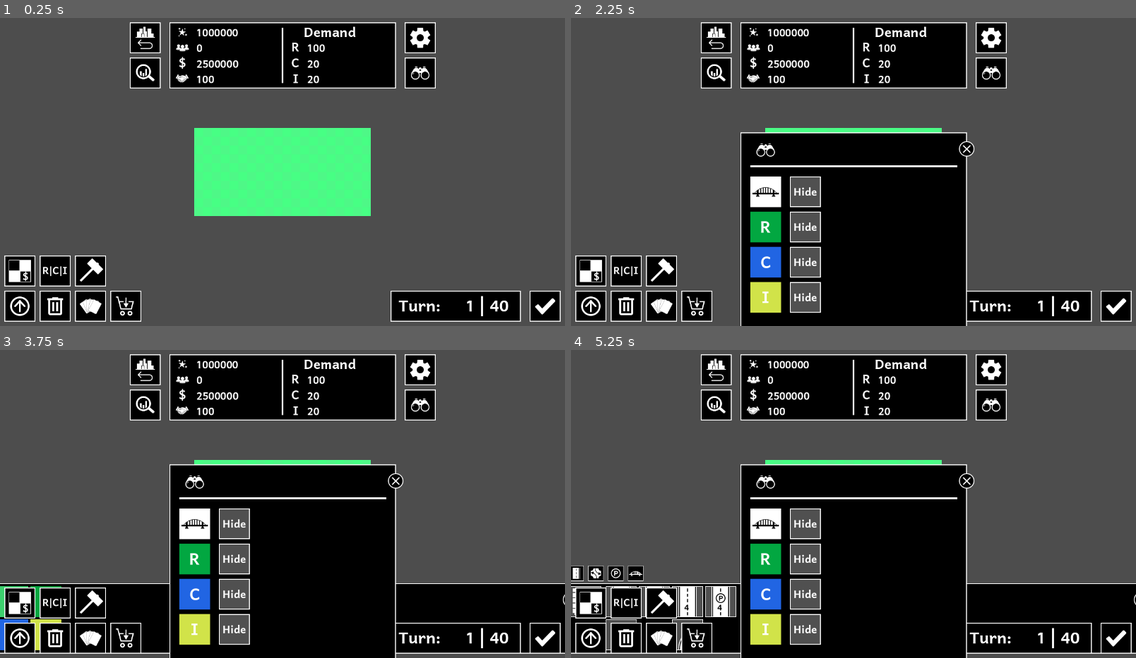
Above: before the commit, frames 1-4 (two rows, left to right).
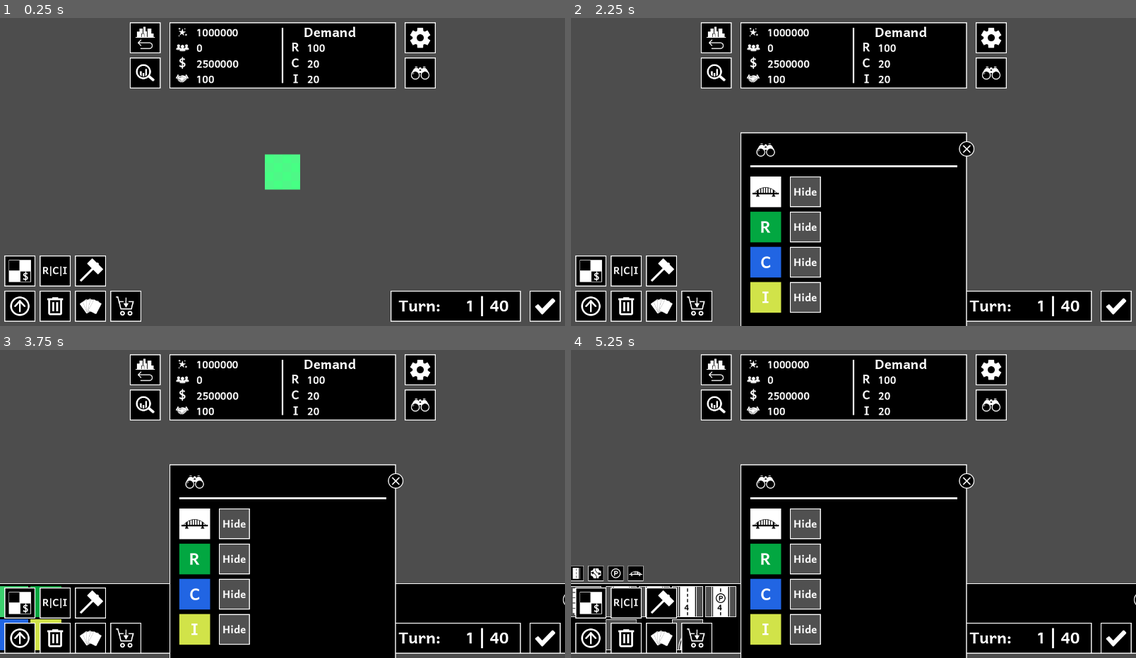
Above: after the commit, the same moments.

Repository: EricBroyles/TheCityPlannersDuelPrototype
Game: Godot game, scene res://Scenes/ChallengeGame.tscn
Same seed, same stepped clock (60 frames per second), same inputs: the game is played once before the commit and once after it. The project has no main scene, so this scene is started directly.
Inputs (mouse positions are in pixels of both pictures, inside the frame that each line leads up to):
- Up to frame 1 (0.25 s): no input
- Up to frame 2 (2.25 s): click (717, 36) at 0.5 s; click (717, 73) at 1.25 s; click (989, 73) at 2 s
- Up to frame 3 (3.75 s): click (22, 602) at 2.75 s; click (56, 602) at 3.5 s
- Up to frame 4 (5.25 s): click (582, 602) at 4.25 s; click (661, 602) at 5 s

The runs differ from the first frame. In frame 1, 8.2% of the frame differs, in the area x 34-66%, y 35-65%; in frame 2, 0.5%; in frame 3, 0.5%; in frame 4, 0.5%.

Commit message:
have walkways mostly working, however I can place too many, and I can delete stuff that gives error

Diff:
--- a/Scripts/GameConstants.gd
+++ b/Scripts/GameConstants.gd
@@ -20,7 +20,7 @@
 #cost of 2 lane of road per tile
 const MONEY_PER_LAND_TILE: int = 250
 
-const MONEY_PER_WALKWAY: int = int(2.5 * GAMEBOARD_TILE_SIZE_FT * 6) #width 2.5 x 32 length ft^2 at 6$ a square foot = 480
+const MONEY_PER_WALKWAY: int = int(2.5 * GAMEBOARD_TILE_SIZE_FT * 6) #width 2.5 x 32 length ft^2 at 6$ a square foot = $480/walkway
 
 const MONEY_PER_ROAD_2_LANE: int = int(625000 / 5280.0 * GAMEBOARD_TILE_SIZE_FT) #$3800/tile
 const MONEY_TO_UPKEEP_ROAD_2_LANE_PER_TURN: int = int(5000 / 5280.0 *  GAMEBOARD_TILE_SIZE_FT) #$30/tile per turn
--- a/Scripts/GameData.gd
+++ b/Scripts/GameData.gd
@@ -4,8 +4,8 @@
 var gameboard_placer_mode: int = GameConstants.MODES.MOUSE_POINTER
 
 ## Gameboard
-var gameboard_r: int = 10
-var gameboard_c: int = 20
+var gameboard_r: int = 4
+var gameboard_c: int = 4
 
 ## Mouse Position
 var mouse_position: Vector2
--- a/Scripts/Gameboard Items/Road4Lane.gd
+++ b/Scripts/Gameboard Items/Road4Lane.gd
@@ -21,7 +21,7 @@
 var left_parking_active: bool
 var right_parking_active: bool
 
-func setup(parking_status: int) -> void:
+func _setup(parking_status: int) -> void:
 	self.size = Vector2(SIZE_IN_TILES.y, SIZE_IN_TILES.x) * GameConstants.GAMEBOARD_TILE_SIZE
 	self.elevation = 0
 	self.level = 0
@@ -30,10 +30,10 @@
 	#notice how left and right parking is set at _ready
 	is_parking = true if parking_status == SETUP.PARKING else false
 
-func set_properties_from(other: GameboardItem):
+func _set_properties_from(other: GameboardItem):
 	super(other) #this sets key info like position and orientation
 	var parking_status: int = SETUP.PARKING if other.is_parking else SETUP.NO_PARKING
-	setup(parking_status)
+	_setup(parking_status)
 
 func _ready():
 	z_index = ITEM_Z
@@ -101,9 +101,9 @@
 	if GameData.money >= get_money_delete_cost(): return true
 	return false
 
-func pre_delete_sequence():
-	super()
-	GameData.money -= get_money_delete_cost()
+#func pre_delete_sequence():
+	#super()
+	#GameData.money -= get_money_delete_cost()
 
 func can_buy() -> bool:
 	if GameData.money < get_money_buy_cost(): return false
--- a/Scripts/Gameboard Items/Walkway.gd
+++ b/Scripts/Gameboard Items/Walkway.gd
@@ -5,32 +5,75 @@
 @onready var crosswalk = %Crosswalk
 @onready var crosswalk_hitbox = %CrosswalkHitbox
 
-enum SETUP {
-	SIDEWALK,
-	CROSSWALK,
-}
+enum SETUP {SIDEWALK, CROSSWALK}
 
-const SIZE_IN_PIXELS: Vector2 = Vector2(16,200) #(x,y), notice how its texture is actually larger than this
+const SIZE_IN_PIXELS: Vector2 = Vector2(16,200) #(x,y), its texture is actually larger than this
 const GRID_SIZE_IN_TILES: Vector2 = Vector2(2,1) #used for snap to grid
-const SIDEWALK_Z: int = 51 #slightly higher so that sidewalk is always layered ontop of crosswalk
+const SIDEWALK_Z: int = 51 #sidewalk is always layered ontop of crosswalk
 const CROSSWALK_Z: int = 50
 
 var speed: float = 3; #mph
 var is_crosswalk: bool
 
-func setup(type: int) -> void:
+static func create(type: int) -> Walkway:
+	var walkway: Walkway = GameComponents.WALKWAY.instantiate()
+	walkway._setup(type)
+	return walkway
+
+func clone() -> Walkway:
+	var new_walkway: Walkway = Walkway.create(SETUP.SIDEWALK) #create a temporary walkway
+	new_walkway._set_properties_from(self)
+	return new_walkway
+
+func delete(from_gameboard: Gameboard):
+	GameData.money -= get_money_delete_cost()
+	super(from_gameboard)
+
+func attempt_to_place(gameboard: Gameboard) -> bool:
+	if not self.can_buy(): return false
+	if gameboard.is_fully_out_of_bounds(self): return false
+	if not gameboard.is_item_overlapping_owned_tile(self) : return false
+	if not gameboard.get_items_colliding_with(self).is_empty(): return false
+	var new_walkway: Walkway = self.clone()
+	gameboard.add_component(new_walkway)
+	new_walkway.buy()
+	return true
+
+func _setup(type: int) -> void:
 	self.size = SIZE_IN_PIXELS
 	self.elevation = 0
 	self.level = 0
 	self.max_level = 0
 	is_crosswalk = true if type == SETUP.CROSSWALK else false
 
-func set_properties_from(other: GameboardItem):
+func _set_properties_from(other: GameboardItem):
 	super(other) #this sets key info like position and orientation
 	var type: int = SETUP.CROSSWALK if other.is_crosswalk else SETUP.SIDEWALK
-	setup(type)
+	_setup(type)
 
 func _ready():
+	config_walkway()
+
+func _on_crosswalk_hitbox_area_entered(_area: Area2D) -> void:
+	#I will be entered by other monitorable crosswalks
+	turn_into_crosswalk()
+
+func _on_crosswalk_hitbox_area_exited(_area: Area2D) -> void:
+	#check that I am not overlapping another monitorable crosswalk area
+	if crosswalk_hitbox.get_overlapping_areas().is_empty():
+		turn_into_sidewalk()
+	else: #I am still overlapping a crosswalk
+		turn_into_crosswalk()
+
+func get_class_name() -> String:
+	return "Walkway"
+
+func turn_into_crosswalk():
+	_setup(SETUP.CROSSWALK)
+	config_walkway()
+
+func turn_into_sidewalk():
+	_setup(SETUP.SIDEWALK)
 	config_walkway()
 
 func config_walkway():
@@ -52,7 +95,7 @@
 	return GRID_SIZE_IN_TILES * GameConstants.GAMEBOARD_TILE_SIZE
 
 func is_vertical():
-	if abs(self.orientation["x_dir"]) == Vector2(0,1): return false #if the x direction is in the y then it is vertical for this item
+	if abs(self.orientation["x_dir"]) == Vector2(0,1): return false
 	return true
 
 func get_money_buy_cost() -> int:
@@ -60,7 +103,6 @@
 	return int(money_cost)
 
 func get_money_upkeep_cost() -> int:
-	#to be charged once a turn
 	var money_cost: float = .01 * GameConstants.MONEY_PER_WALKWAY
 	return int(money_cost)
 
@@ -71,37 +113,18 @@
 	if GameData.money >= get_money_delete_cost(): return true
 	return false
 
-func pre_delete_sequence():
-	super()
-	GameData.money -= get_money_delete_cost()
-
 func can_buy() -> bool:
 	if GameData.money < get_money_buy_cost(): return false
 	return true
 
+func max_amount_can_buy() -> int:
+	return int(GameData.money / float(get_money_buy_cost()))
+
 func buy():
 	GameData.money -= get_money_buy_cost()
-
-func refund():
-	GameData.money += get_money_buy_cost()
-
-func max_amount_can_buy() -> int:
-	# this pairs with batch_buy
-	return int(GameData.money / float(get_money_buy_cost()))
 
 func batch_buy(amount: int):
 	GameData.money -= amount * get_money_buy_cost()
 
-func _on_crosswalk_hitbox_area_entered(_area: Area2D) -> void:
-	#I will be entered by other crosswalks (the ones that are monitorable trigger this)
-	setup(SETUP.CROSSWALK) #set it to a crosswalk
-	config_walkway()
-
-func _on_crosswalk_hitbox_area_exited(_area: Area2D) -> void:
-	#I need to check that I still do am not overlapping another monitorable crosswalk area
-	#if so then set it to a sidewalk
-	if crosswalk_hitbox.get_overlapping_areas().is_empty():
-		setup(SETUP.SIDEWALK)
-	else:
-		setup(SETUP.CROSSWALK) #I am still overlapping a crosswalk
-	config_walkway()
+func refund():
+	GameData.money += get_money_buy_cost()
--- a/Scripts/Gameboard Tiles/CZoneTile.gd
+++ b/Scripts/Gameboard Tiles/CZoneTile.gd
@@ -9,18 +9,25 @@
 	new_tile.set_properties_from(self)
 	return new_tile
 
+func delete(from_gameboard: Gameboard):
+	refund()
+	from_gameboard.delete_component(self)
+
 func attempt_to_zone(gameboard: Gameboard) -> bool:
 	if not self.can_buy(): return false
 	if not gameboard.is_fully_in_bounds(self): return false
 	for tile in gameboard.get_tiles_overlapping_with(self):
 		if GameHelper.is_owned_tile(tile) and not tile is CZone:
 			if tile is OwnedUnzoned: (tile as OwnedUnzoned).do_refund = false
-			gameboard.delete_component(tile) #this handles the refund as it calls pre_delete_sequence
+			tile.delete(gameboard)
 			var new_tile: CZone = self.clone()
 			gameboard.add_component(new_tile)
 			new_tile.buy()
 			return true
 	return false
+
+func get_class_name() -> String:
+	return "CZone"
 
 func can_buy() -> bool:
 	if GameData.c_demand < 1: return false
@@ -35,9 +42,5 @@
 func batch_buy(amount: int):
 	GameData.c_demand -= amount
 
-func pre_delete_sequence():
-	super()
-	refund()
-
 func refund():
 	GameData.c_demand += 1
--- a/Scripts/Gameboard Tiles/IZoneTile.gd
+++ b/Scripts/Gameboard Tiles/IZoneTile.gd
@@ -6,8 +6,12 @@
 
 func clone() -> IZone:
 	var new_tile: IZone = IZone.create()
-	new_tile.set_properties_from(self)
+	new_tile._set_properties_from(self)
 	return new_tile
+
+func delete(from_gameboard: Gameboard):
+	refund()
+	from_gameboard.delete_component(self)
 
 func attempt_to_zone(gameboard: Gameboard) -> bool:
 	if not self.can_buy(): return false
@@ -15,12 +19,15 @@
 	for tile in gameboard.get_tiles_overlapping_with(self):
 		if GameHelper.is_owned_tile(tile) and not tile is IZone:
 			if tile is OwnedUnzoned: (tile as OwnedUnzoned).do_refund = false
-			gameboard.delete_component(tile) #this handles the refund as it calls pre_delete_sequence
+			tile.delete(gameboard)
 			var new_tile: IZone = self.clone()
 			gameboard.add_component(new_tile)
 			new_tile.buy()
 			return true
 	return false
+
+func get_class_name() -> String:
+	return "IZone"
 
 func can_buy() -> bool:
 	if GameData.i_demand < 1: return false
@@ -35,9 +42,5 @@
 func batch_buy(amount: int):
 	GameData.i_demand -= amount
 
-func pre_delete_sequence():
-	super()
-	refund()
-
 func refund():
 	GameData.i_demand += 1
--- a/Scripts/Gameboard Tiles/OwnedUnzonedTile.gd
+++ b/Scripts/Gameboard Tiles/OwnedUnzonedTile.gd
@@ -8,8 +8,12 @@
 
 func clone() -> OwnedUnzoned:
 	var new_tile: OwnedUnzoned = OwnedUnzoned.create()
-	new_tile.set_properties_from(self)
+	new_tile._set_properties_from(self)
 	return new_tile
+
+func delete(from_gameboard: Gameboard):
+	if do_refund: refund()
+	from_gameboard.delete_component(self)
 
 func attempt_to_buy_land(gameboard: Gameboard) -> bool:
 	if not self.can_buy(): return false
@@ -25,11 +29,14 @@
 	if not gameboard.is_fully_in_bounds(self): return false
 	for tile in gameboard.get_tiles_overlapping_with(self):
 		if GameHelper.is_zoned_tile(tile):
-			gameboard.delete_component(tile) #this handles the refund as it calls pre_delete_sequence
+			tile.delete(gameboard)
 			var new_tile: OwnedUnzoned = self.clone()
 			gameboard.add_component(new_tile)
 			return true
 	return false
+
+func get_class_name() -> String:
+	return "OwnedUnzoned"
 
 func can_buy() -> bool:
 	if GameData.money < GameData.cost_per_land_tile: return false
@@ -44,9 +51,5 @@
 func batch_buy(amount: int):
 	GameData.money -= amount * GameData.cost_per_land_tile
 
-func pre_delete_sequence():
-	super()
-	if do_refund: refund()
-
 func refund():
 	GameData.money += GameData.cost_per_land_tile
--- a/Scripts/Gameboard Tiles/RZoneTile.gd
+++ b/Scripts/Gameboard Tiles/RZoneTile.gd
@@ -6,8 +6,12 @@
 
 func clone() -> RZone:
 	var new_tile: RZone = RZone.create()
-	new_tile.set_properties_from(self)
+	new_tile._set_properties_from(self)
 	return new_tile
+
+func delete(from_gameboard: Gameboard):
+	refund()
+	from_gameboard.delete_component(self)
 
 func attempt_to_zone(gameboard: Gameboard) -> bool:
 	if not self.can_buy(): return false
@@ -15,12 +19,15 @@
 	for tile in gameboard.get_tiles_overlapping_with(self):
 		if GameHelper.is_owned_tile(tile) and not tile is RZone:
 			if tile is OwnedUnzoned: (tile as OwnedUnzoned).do_refund = false
-			gameboard.delete_component(tile) #this handles the refund as it calls pre_delete_sequence
+			tile.delete(gameboard)
 			var new_tile: RZone = self.clone()
 			gameboard.add_component(new_tile)
 			new_tile.buy()
 			return true
 	return false
+
+func get_class_name() -> String:
+	return "RZone"
 
 func can_buy() -> bool:
 	if GameData.r_demand < 1: return false
@@ -35,9 +42,5 @@
 func batch_buy(amount: int):
 	GameData.r_demand -= amount
 
-func pre_delete_sequence():
-	super()
-	refund()
-
 func refund():
 	GameData.r_demand += 1
--- a/Scripts/Gameboard.gd
+++ b/Scripts/Gameboard.gd
@@ -57,14 +57,42 @@
 func get_gameboard_center() -> Vector2:
 	return Vector2(int(GameData.gameboard_c * GameConstants.GAMEBOARD_TILE_SIZE / 2.0), int(GameData.gameboard_r * GameConstants.GAMEBOARD_TILE_SIZE / 2.0))
 
-func get_number_of_components_in_tiles() -> int:
+func count_tiles() -> int:
 	return gameboard_tiles.get_child_count()
 
-func get_number_of_components_in_items() -> int:
+func count_items() -> int:
 	return gameboard_items.get_child_count()
 
-func get_number_of_components() -> int:
-	return get_number_of_components_in_tiles() + get_number_of_components_in_items()
+func count_components() -> int:
+	return count_tiles() + count_items()
+
+func display_items():
+	var tile_size := 25  # e.g., 8
+
+	for g_r in GameData.gameboard_r:
+		for g_c in GameData.gameboard_c:
+			print("R:", g_r, " --- C:", g_c)
+
+			var start_row := g_r * tile_size
+			var end_row := start_row + tile_size
+			var start_col := g_c * tile_size
+			var end_col := start_col + tile_size
+
+			for row in range(start_row, end_row):
+				var line := ""
+				for col in range(start_col, end_col):
+					var items := (matrix[row][col] as GameboardContainer).get_items()
+					if items.size() > 0:
+						var labels := []
+						for item in items:
+							labels.append(item.get_class_name())
+						line += str(labels)
+					else:
+						line += " []"
+					line += " "
+				line += ""
+				print(line)
+			print("")
 
 func snap_to_grid(requested_position: Vector2, component: GameboardComponent) -> Vector2:
 	#assumes that components position pointer is at their center
@@ -183,21 +211,22 @@
 			colliding_items.append(overlap_item)
 	return colliding_items
 
+func is_item_overlapping_owned_tile(item: GameboardItem) -> bool:
+	for tile in get_tiles_overlapping_with(item):
+		if GameHelper.is_owned_tile(tile): return true
+	return false
+
 func attempt_to_upgrade_item_at(point: Vector2) -> bool:
-	#Attempting to UPGRADE the top most (in z) GameboardItem
 	var item_to_upgrade: GameboardItem = find_top_item_at(point)
-	if item_to_upgrade != null and item_to_upgrade.can_upgrade():
-		item_to_upgrade.upgrade() #I am upgrading a GameboardItem that can upgrade and is at the top z idex
-		return true
-	return false
+	if item_to_upgrade == null: return false
+	var did_upgrade: bool = item_to_upgrade.attempt_to_upgrade()
+	return did_upgrade
 
 func attempt_to_delete_item_at(point: Vector2) -> bool:
-	#Attempting to DELETE the top most (in z) GameboardItem
 	var item_to_delete: GameboardItem = find_top_item_at(point)
-	if item_to_delete != null and item_to_delete.can_delete():
-		delete_component(item_to_delete) #I am deleting a GameboardItem that can delete and is at the top z idex
-		return true
-	return false
+	if item_to_delete == null: return false
+	var did_delete: bool = item_to_delete.attempt_to_delete(self)
+	return did_delete
 
 func add_component(component: GameboardComponent):
 	_add_to_matrix(component)
@@ -211,10 +240,8 @@
 func delete_component(component: GameboardComponent):
 	_delete_from_matrix(component)
 	if component is GameboardTile:
-		component.pre_delete_sequence()
 		gameboard_tiles.remove_child(component)
 	elif component is GameboardItem:
-		component.pre_delete_sequence()
 		gameboard_items.remove_child(component)
 	else:
 		push_error("Failed to remove component: ", component, " from gameboard as it is not type Tile or Item")
--- a/Scripts/GameboardComponent.gd
+++ b/Scripts/GameboardComponent.gd
@@ -8,10 +8,3 @@
 
 func get_top_left_position() -> Vector2:
 	return position - get_oriented_size() / 2.0 #this calls the lowest level version of get_oriented_size this
-
-func get_main_body_hitbox() -> Area2D:
-	return self.main_body_hitbox
-
-func pre_delete_sequence():
-	#to be called before deleting from gameboard (gameboard.delete_component)
-	return
--- a/Scripts/GameboardItem.gd
+++ b/Scripts/GameboardItem.gd
@@ -10,34 +10,46 @@
 #•	Layer 7: People
 #•	Layer Last: Parking Symbol, junction level symbols, curve level items, merge symbols
 
-var size: Vector2 #the size to begin with
-var elevation: float #Elevation: 0 base, .5 (halfway), 1 (up a level) (use this for determining item collisions not z-index, as z-index may vary slightly between items that have the same elevation)
+var size: Vector2 #start size
+var elevation: float #0, .5 (ramp), 1, ... (use this for determining item collisions not z-index, as z-index may vary slightly between items that have the same elevation)
 var level: int #Levels: 0 means that it does not have levels, otherwise starts at level 1
 var max_level: int
 
 var orientation: Dictionary = {"x_dir": GameConstants.X_DIR, "y_dir": GameConstants.Y_DIR}
 var error_layer_color = GameConstants.GAMEBOARD_ITEM_ERROR_LAYER
 
+func delete(from_gameboard: Gameboard):
+	from_gameboard.delete_component(self)
+
+func attempt_to_delete(from_gameboard: Gameboard) -> bool:
+	if not can_delete(): return false
+	delete(from_gameboard)
+	return true
+
+func upgrade():
+	return
+
+func attempt_to_upgrade() -> bool:
+	if not can_upgrade(): return false
+	upgrade()
+	return true
+
+func _set_properties_from(other: GameboardItem):
+	position = other.global_position
+	orientation = other.orientation
+	set_real_orientation()
+
 func get_oriented_size() -> Vector2:
 	if abs(orientation["x_dir"]) == Vector2(0,1):
 		return Vector2(size.y, size.x)
 	return size
 
-func set_properties_from(other: GameboardItem):
-	#use for duplication
-	position = other.global_position
-	orientation = other.orientation
-	set_real_orientation()
-
 func shares_elevation_with(other_item: GameboardItem) -> bool:
 	#my elevation is 0 then I share an elevation with between 0 and .5 (the ramp is .5)
 	#my elevation is .5 then I share an elevation with between 0 1
-	#my elevation is 1 then I share an elevation with between .5 and 1
-	#and so on
+	#my elevation is 1 then I share an elevation with between .5 and 1, ...
 	var min_elevation = min(elevation, other_item.elevation)
 	var max_elevation = max(elevation, other_item.elevation)
-
-	# They share elevation if their difference is 0.5 or less
 	return (max_elevation - min_elevation) <= 0.5
 
 func is_colliding_with_overlapping_item(item: GameboardItem) -> bool:
@@ -46,9 +58,6 @@
 func can_upgrade() -> bool:
 	if self.max_level == 0: return false
 	return true
-
-func upgrade():
-	return
 
 func can_delete() -> bool:
 	return true
--- a/Scripts/GameboardPlacer.gd
+++ b/Scripts/GameboardPlacer.gd
@@ -33,6 +33,10 @@
 	if Input.is_mouse_button_pressed(MOUSE_BUTTON_LEFT):
 		handle_placer(_active_mode, ACTIONS.CLICK)
 
+	if _event is InputEventKey and _event.pressed:
+		if _event.keycode == KEY_O:  # Replace with event.unicode == "o" if you want lowercase "o"
+			gameboard.display_items()
+
 func set_placer_component(component: GameboardComponent):
 	#the reason I do not have a body underneath is due to its position staying at 0,0 when moving the node2D version of placer
 	component.name = _PLACER_COMPONENT_NAME
@@ -49,6 +53,8 @@
 func clear_placer_component():
 	var placer = get_node(_PLACER_COMPONENT_NAME)
 	remove_child(placer)
+
+	print(gameboard.count_tiles(), "  ", gameboard.count_items() )
 
 func handle_placer(mode: int, action: int):
 	#mode: see GameConstants.MODES, action: see ACTIONS enum
@@ -109,7 +115,6 @@
 					set_placer_component(OwnedUnzoned.create())
 				ACTIONS.END:
 					clear_placer_component()
-					selector.close()
 				ACTIONS.MOVE:
 					move_placer_component_to(gameboard.snap_to_grid(GameData.mouse_position, get_placer_component()))
 				ACTIONS.CLICK:
@@ -121,7 +126,6 @@
 					set_placer_component(RZone.create())
 				ACTIONS.END:
 					clear_placer_component()
-					selector.close()
 				ACTIONS.MOVE:
 					move_placer_component_to(gameboard.snap_to_grid(GameData.mouse_position, get_placer_component()))
 				ACTIONS.CLICK:
@@ -133,7 +137,6 @@
 					set_placer_component(CZone.create())
 				ACTIONS.END:
 					clear_placer_component()
-					selector.close()
 				ACTIONS.MOVE:
 					move_placer_component_to(gameboard.snap_to_grid(GameData.mouse_position, get_placer_component()))
 				ACTIONS.CLICK:
@@ -145,18 +148,30 @@
 					set_placer_component(IZone.create())
 				ACTIONS.END:
 					clear_placer_component()
-					selector.close()
 				ACTIONS.MOVE:
 					move_placer_component_to(gameboard.snap_to_grid(GameData.mouse_position, get_placer_component()))
 				ACTIONS.CLICK:
 					(get_placer_component() as IZone).attempt_to_zone(gameboard)
 				_: push_error("Unknown placer action: ", action, "  with mode: ", mode)
-
-
-
-
-
-
+		GameConstants.MODES.WALKWAY:
+			match action:
+				ACTIONS.START:
+					set_placer_component(Walkway.create(Walkway.SETUP.SIDEWALK))
+					build_phase_ui.open_item_placer_buttons(false, true, true)
+				ACTIONS.END:
+					clear_placer_component()
+					build_phase_ui.close_item_placer_buttons()
+				ACTIONS.MOVE:
+					move_placer_component_to(gameboard.snap_size_to_grid(GameData.mouse_position, (get_placer_component() as Walkway).get_oriented_grid_size()))
+				ACTIONS.CLICK:
+					(get_placer_component() as Walkway).attempt_to_place(gameboard)
+				ACTIONS.ROTATE_90_CW:
+					(get_placer_component() as Walkway).rotate_90_cw()
+				ACTIONS.FLIP_V:
+					(get_placer_component() as Walkway).flip_v()
+				ACTIONS.FLIP_H:
+					(get_placer_component() as Walkway).flip_h()
+				_: push_error("Unknown placer action: ", action, "  with mode: ", mode)
 
 
 
--- a/Scripts/GameboardTile.gd
+++ b/Scripts/GameboardTile.gd
@@ -6,5 +6,5 @@
 func get_oriented_size() -> Vector2:
 	return Vector2(GameConstants.GAMEBOARD_TILE_SIZE, GameConstants.GAMEBOARD_TILE_SIZE)
 
-func set_properties_from(other: GameboardTile):
+func _set_properties_from(other: GameboardTile):
 	self.position = other.global_position
